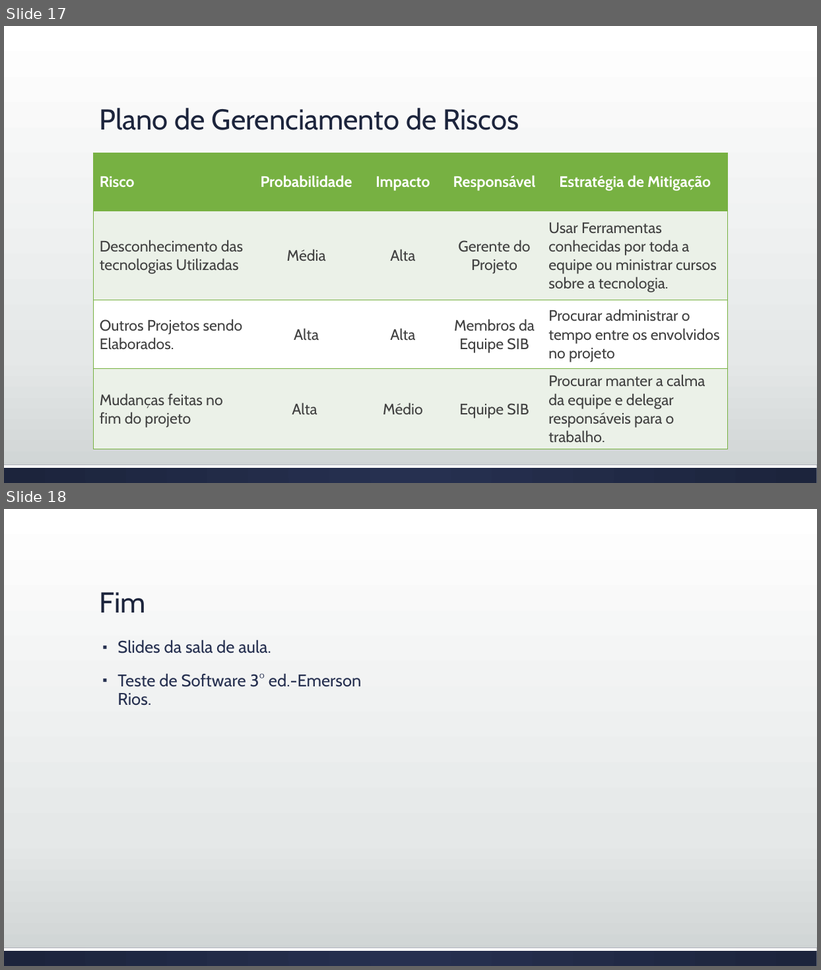
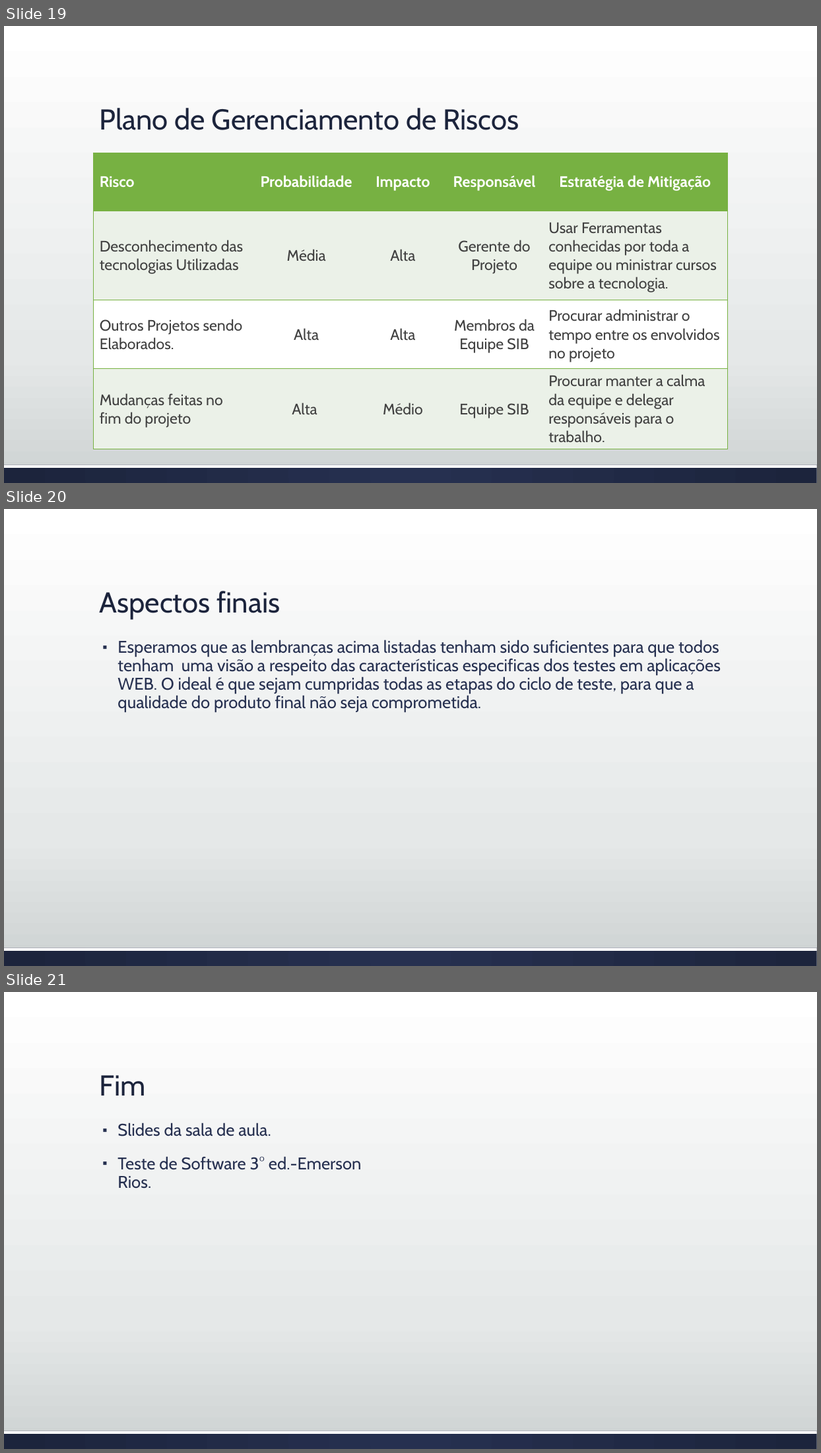
Before and after one commit to josimarpe/SIB, a slide deck: Requisitos/Plano de Projeto 1.pptx. Shown one above the other, each under a label of ours: slides 17 and 18 before the commit, slides 19, 20 and 21 after it. The pictures are 821x970 and 821x1453 pixels, drawn with LibreOffice and Linux fonts; fonts in the diff are those of the drawing. Boxes give left, top, right and bottom in pixels: in the first picture for what was removed or moved away, otherwise in the second. Text is boxed around its words. In the diff, an @@ line names an element or a change of style, - is before the commit and + after.

```diff
--- a/Requisitos/Plano de Projeto 1.pptx
+++ b/Requisitos/Plano de Projeto 1.pptx
@@ slide 20 added at (4, 509, 817, 966), background gradient #FFFFFF to #E5E8E8 to #CDD2D2; not listed: 2 template elements that a slide beside it also shows @@
@@ title added at (100, 591, 280, 620), 34 pt, text #1D243C @@
+Aspectos finais
@@ text added at (118, 640, 721, 712), 20 pt, text #263050 @@
+▪ Esperamos que as lembranças acima listadas tenham sido suficientes para que todos tenham uma visão a respeito das características especificas dos testes em aplicações WEB. O ideal é que sejam cumpridas todas as etapas do ciclo de teste, para que a qualidade do produto final não seja comprometida.
@@ what was slide 17 is now slide 19 @@
@@ what was slide 18 is now slide 21 @@
```
Also in this commit, not shown: 1 slide changed, 2 other slides added.
